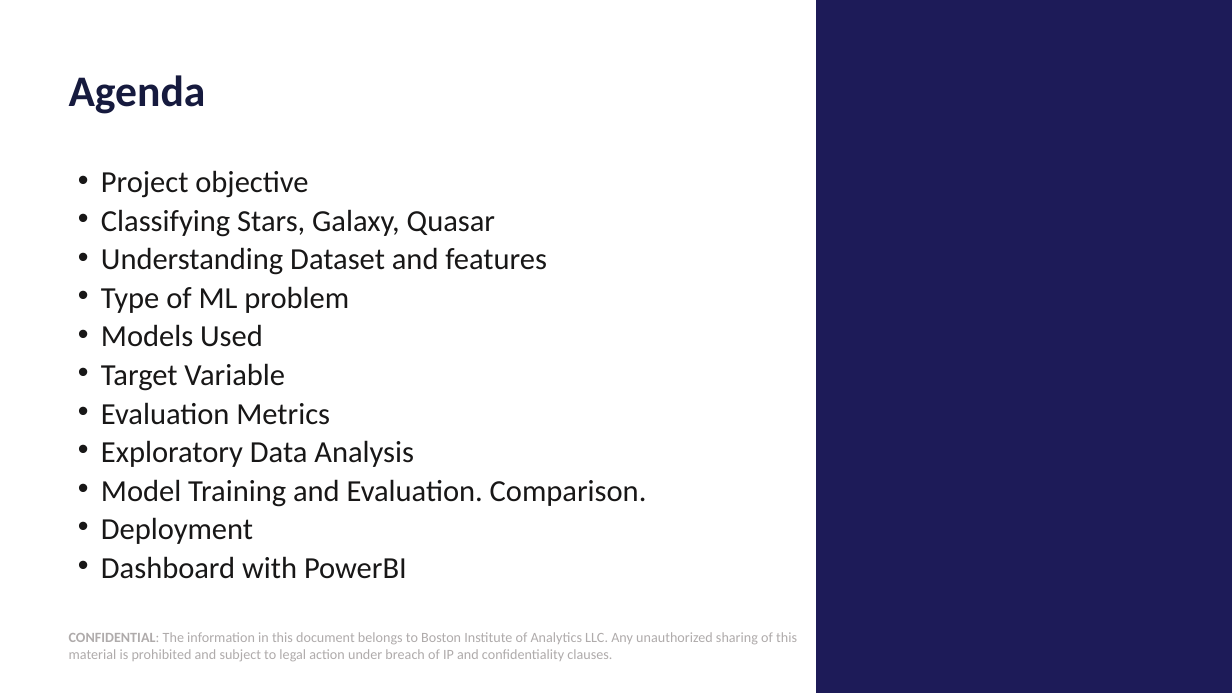
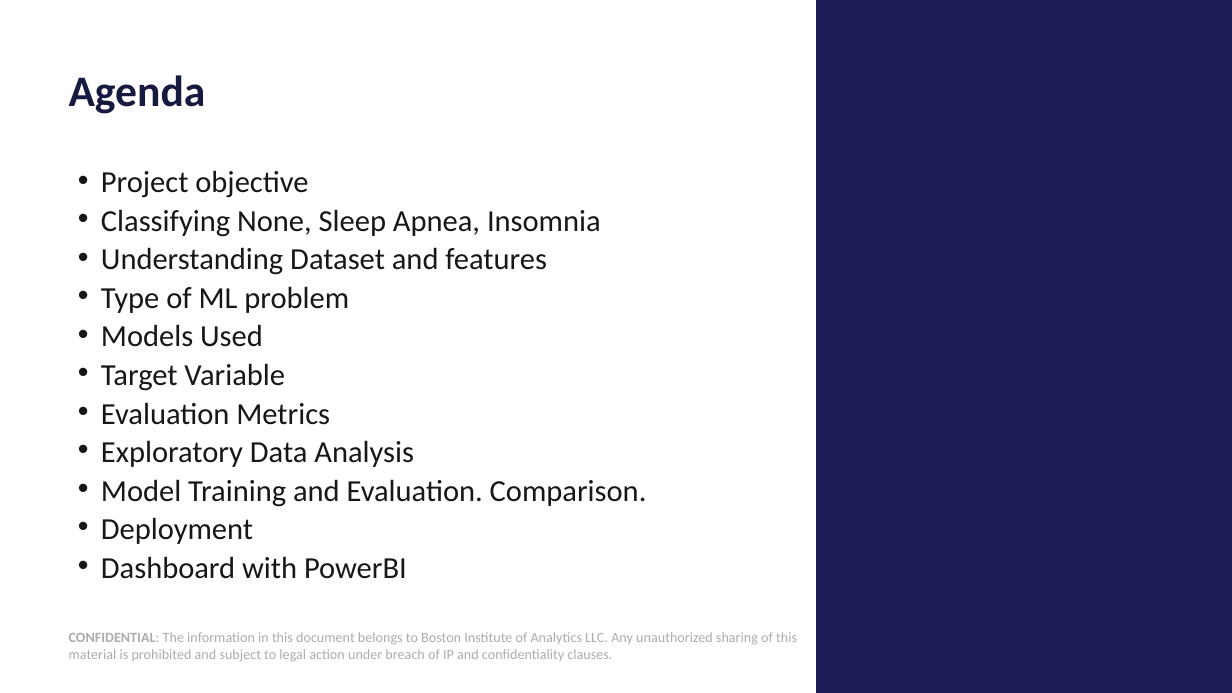
Before and after one commit to NavyaSai-V/predict-Sleep-Disorder, a slide deck: slide 2 of PPT Sleep disorder.pptx. Drawn at 1232x693 pixels with LibreOffice and Linux fonts; fonts in the diff are those of the drawing; background and template pictures are left out. Boxes give left, top, right and bottom in pixels: in the first picture for what was removed or moved away, otherwise in the second. Text is boxed around its words. In the diff, an @@ line names an element or a change of style, - is before the commit and + after.

```diff
--- a/PPT Sleep disorder.pptx
+++ b/PPT Sleep disorder.pptx
@@ text at (101,209,601,237): text changed @@
-• Classifying Stars, Galaxy, Quasar
+• Classifying None, Sleep Apnea, Insomnia
```
Also in this commit, not shown: 13 other slides changed, 4 slides added, 1 slide removed.
